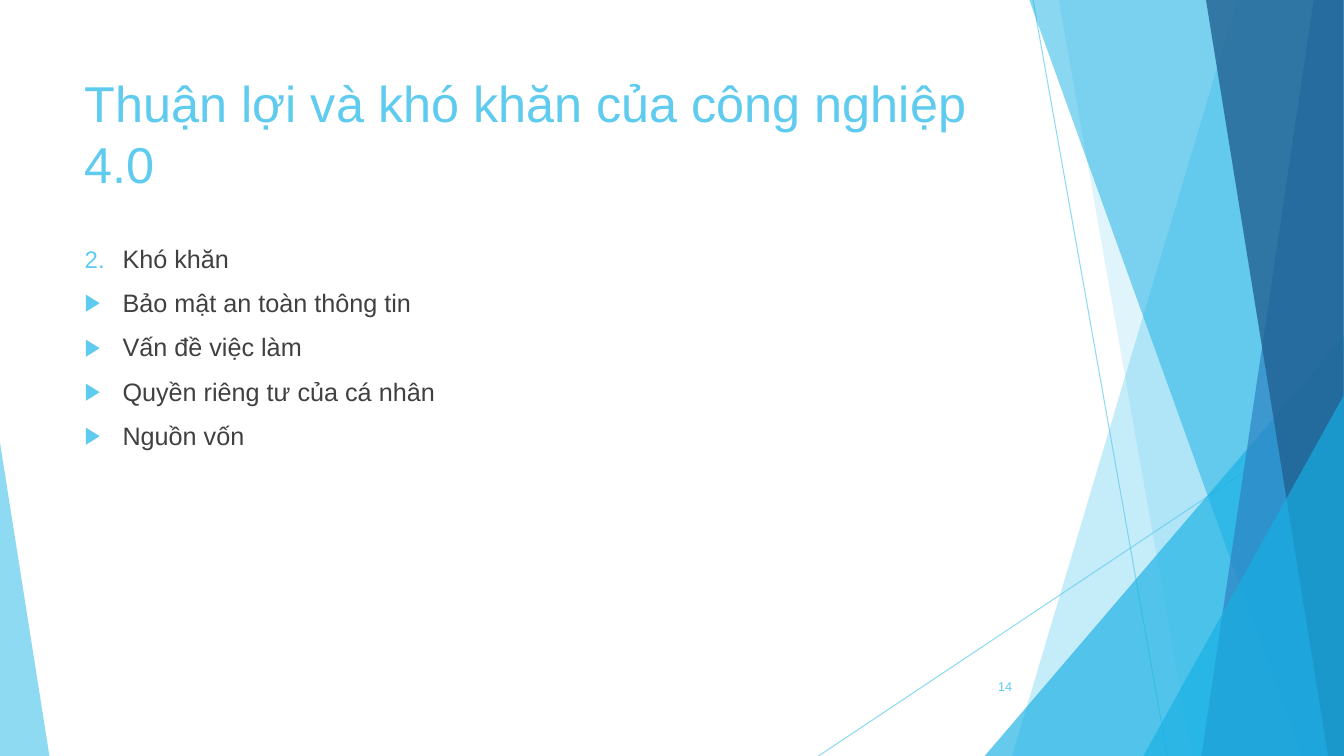
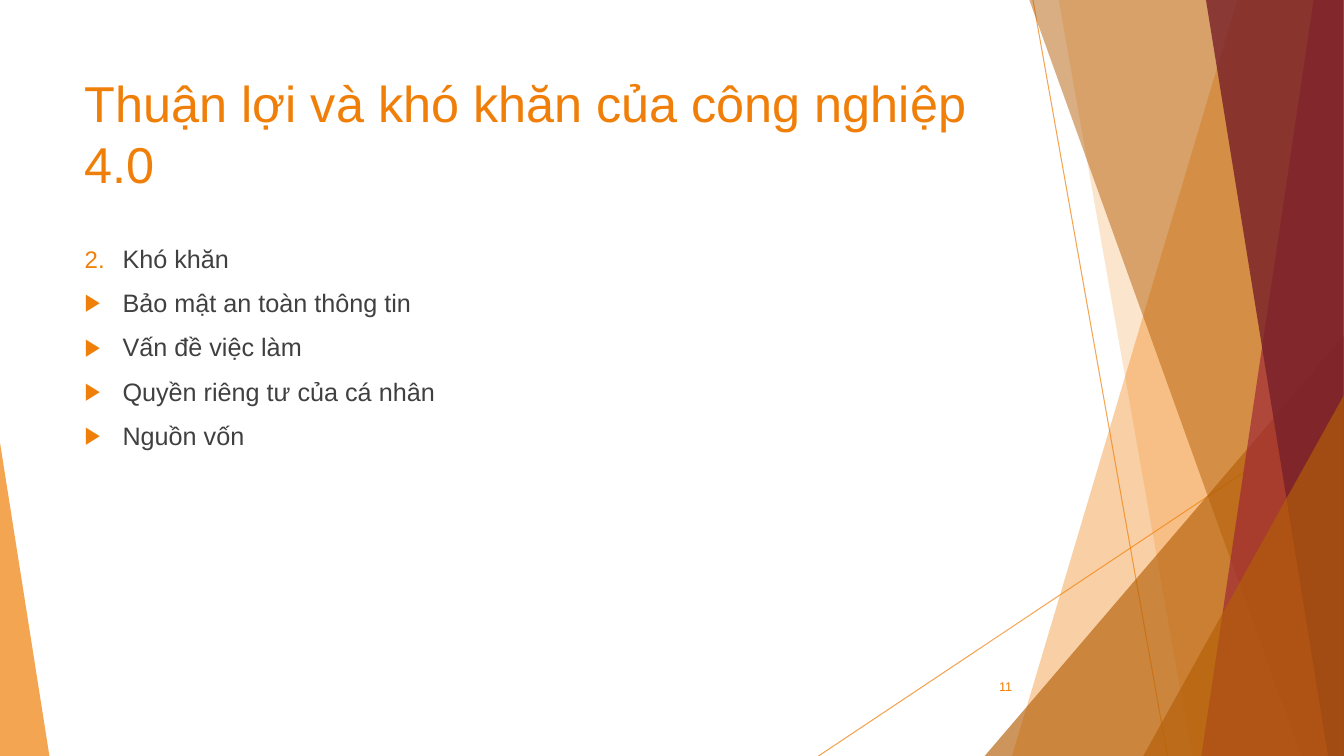
Before and after one commit to knst18ck2/KNST, a slide deck: slide 11 of Báo cáo.pptx (slide 14 before the commit). Drawn at 1344x756 pixels with LibreOffice and Linux fonts; fonts in the diff are those of the drawing. Boxes give left, top, right and bottom in pixels: in the first picture for what was removed or moved away, otherwise in the second. Text is boxed around its words. In the diff, an @@ line names an element or a change of style, - is before the commit and + after.

Commit message:
fix màu, font, rút gọn vài mục

```diff
--- a/Báo cáo.pptx
+++ b/Báo cáo.pptx
@@ freeform shape at (x1=1012, y1=0, x2=1344, y2=756): fill #5FCBEF at 36% opacity to #F07F09 at 36% opacity @@
@@ freeform shape at (x1=1029, y1=0, x2=1344, y2=756): fill #17B0E4 at 50% opacity to #B45F07 at 50% opacity @@
@@ line (1033, 0) - (1168, 756): stroke #5FCBEF 0.75 pt to #F07F09 0.75 pt @@
@@ freeform shape at (x1=1059, y1=0, x2=1344, y2=756): fill #5FCBEF at 20% opacity to #F07F09 at 20% opacity @@
@@ freeform shape at (x1=1202, y1=0, x2=1344, y2=756): fill #2E83C3 at 70% opacity to #9F2936 at 70% opacity @@
@@ freeform shape at (x1=1206, y1=0, x2=1344, y2=756): fill #226292 at 80% opacity to #771F28 at 80% opacity @@
@@ title "Thuận lợi và khó khăn ..." at (x1=85, y1=84, x2=966, y2=184): text colour #5FCBEF to #F07F09 @@
@@ text "Khó khăn" at (x1=123, y1=249, x2=435, y2=451): bullet colour #5FCBEF to #F07F09 @@
@@ triangle at (x1=985, y1=336, x2=1344, y2=756): fill #17B0E4 at 66% opacity to #B45F07 at 66% opacity @@
@@ line (1344, 406) - (819, 756): stroke #5FCBEF 0.75 pt to #F07F09 0.75 pt @@
@@ triangle at (x1=1143, y1=396, x2=1344, y2=756): fill #17B0E4 at 66% opacity to #B45F07 at 66% opacity @@
@@ triangle at (x1=0, y1=443, x2=49, y2=756): fill #5FCBEF at 70% opacity to #F07F09 at 70% opacity @@
@@ page number at (x1=999, y1=682, x2=1012, y2=691): text changed; text colour #5FCBEF to #F07F09 @@
-14
+11
```
Also in this commit, not shown: 11 other slides changed, 3 slides removed.
